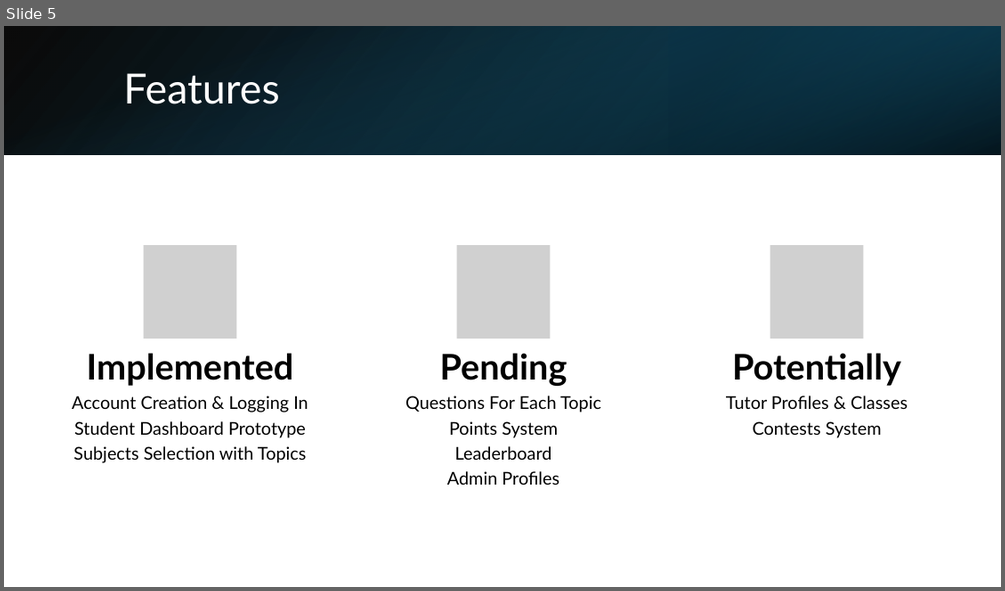
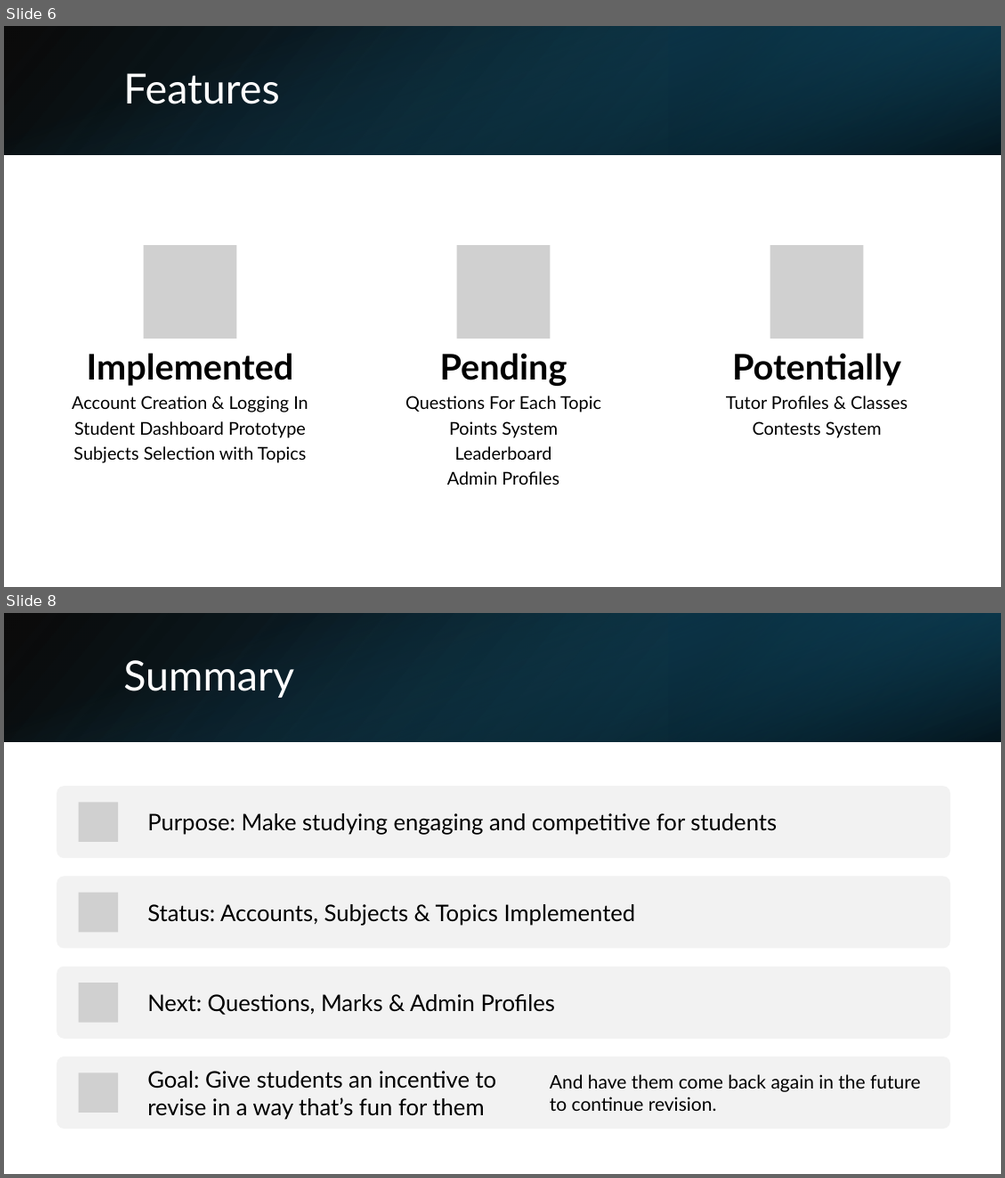
Before and after one commit to shahd9290/Competitive-Revision-Website, a slide deck: documents/Danyal Shah Interim Presentation.pptx. Shown one above the other, each under a label of ours: slide 5 before the commit, slides 6 and 8 after it; the slides between them are not shown. The pictures are 1005x591 and 1005x1178 pixels, drawn with LibreOffice and Linux fonts; fonts in the diff are those of the drawing; grey boxes stand for pictures. Boxes give left, top, right and bottom in pixels: in the first picture for what was removed or moved away, otherwise in the second. Text is boxed around its words. In the diff, an @@ line names an element or a change of style, - is before the commit and + after.

```diff
--- a/documents/Danyal Shah Interim Presentation.pptx
+++ b/documents/Danyal Shah Interim Presentation.pptx
@@ slide 8 added at (x1=4, y1=613, x2=1001, y2=1174), background #FFFFFF @@
@@ rectangle added at (x1=4, y1=613, x2=1001, y2=742), fill gradient #000000 to #104862 @@
@@ rectangle added at (x1=4, y1=613, x2=1001, y2=742), fill gradient #156082 to #000000 @@
@@ rectangle added at (x1=669, y1=613, x2=1001, y2=742), fill gradient #0B3041 to #156082 @@
@@ title added at (x1=123, y1=660, x2=294, y2=698), 40 pt, text #FFFFFF @@
+Summary
@@ group added at (x1=57, y1=786, x2=950, y2=1128): 5 texts, 4 rounded rectangles, 4 pictures @@
+Purpose: Make studying engaging and competitive for students
+Status: Accounts, Subjects & Topics Implemented
+Next: Questions, Marks & Admin Profiles
+Goal: Give students an incentive to revise in a way that’s fun for them
+And have them come back again in the future to continue revision.
@@ what was slide 5 is now slide 6 @@
```
Also in this commit, not shown: 2 slides changed, 1 other slide added, 1 slide removed.
